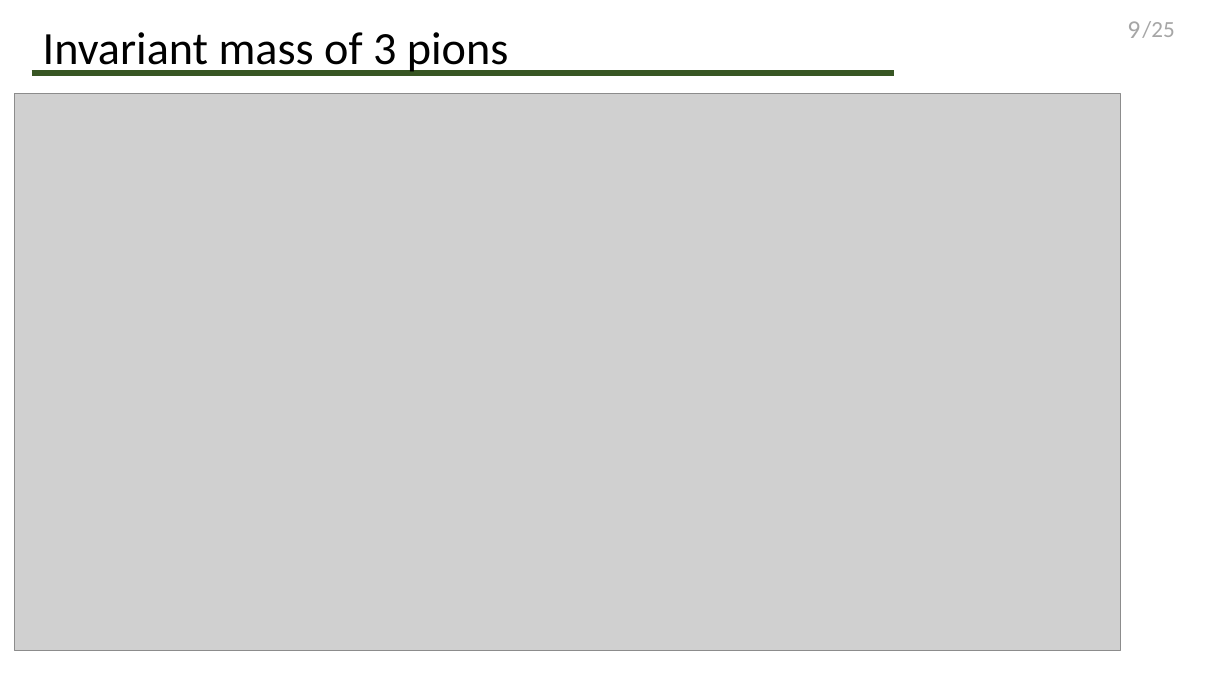
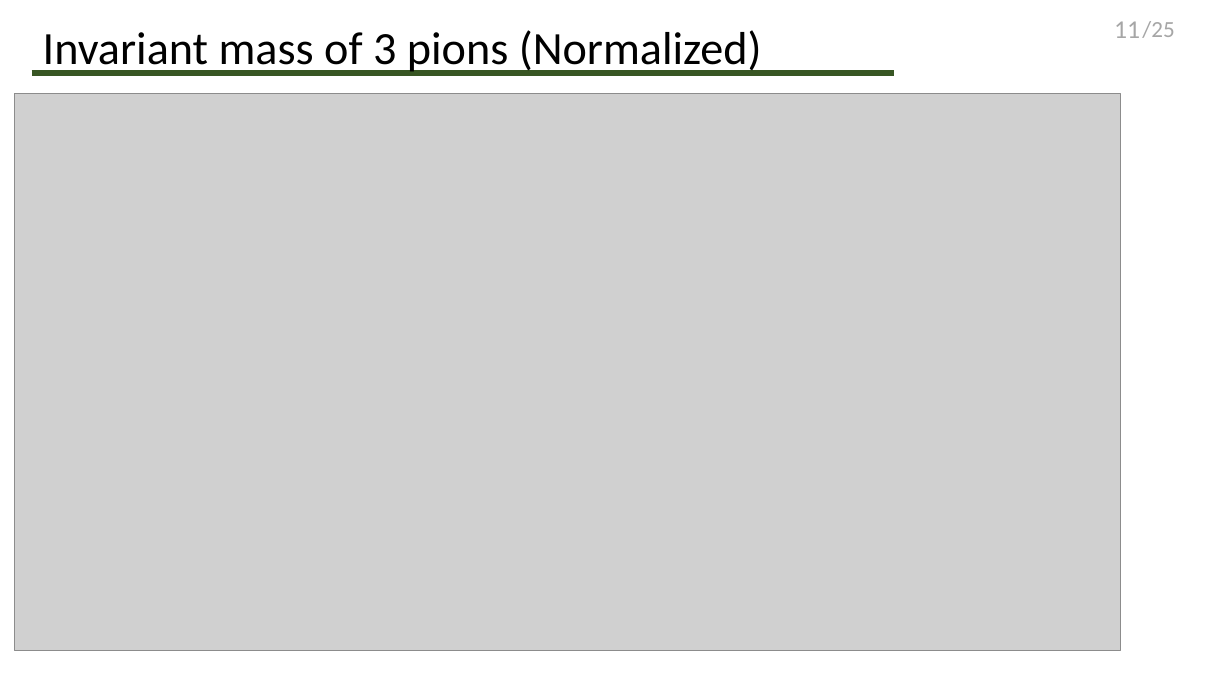
Before and after one commit to Edwin96wang/CompassIntern, a slide deck: slide 11 of presentation/Final pre/talk.pptx (slide 9 before the commit). Drawn at 1232x693 pixels with LibreOffice and Linux fonts; fonts in the diff are those of the drawing; grey boxes stand for pictures. Boxes give left, top, right and bottom in pixels: in the first picture for what was removed or moved away, otherwise in the second. Text is boxed around its words. In the diff, an @@ line names an element or a change of style, - is before the commit and + after.

```diff
--- a/presentation/Final pre/talk.pptx
+++ b/presentation/Final pre/talk.pptx
@@ page number at (1114,21,1140,38): text changed @@
-9
+11
@@ text at (43,30,762,75): text changed @@
-Invariant mass of 3 pions
+Invariant mass of 3 pions (Normalized)
```
Also in this commit, not shown: 13 other slides changed, 9 slides added, 4 slides removed, 10 other files.
